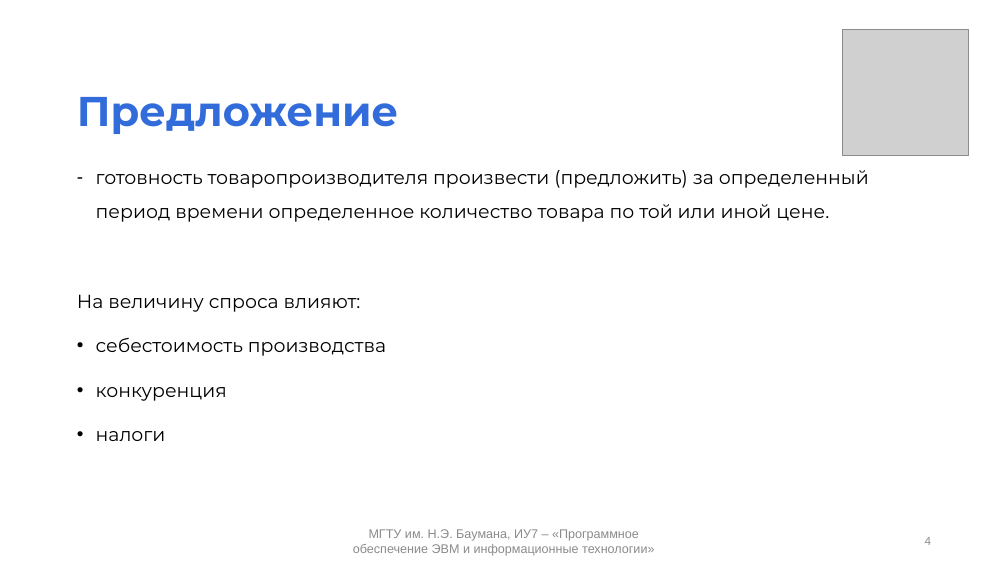
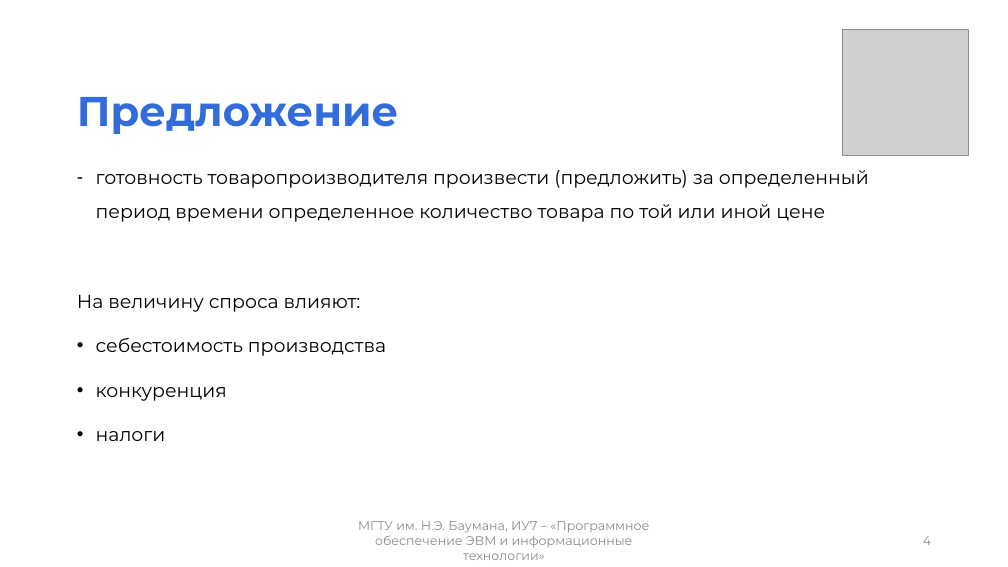
Before and after one commit to mshsvnv/Economics, a slide deck: slide 4 of module_01/pres.pptx. Drawn at 1008x567 pixels with LibreOffice and Linux fonts; fonts in the diff are those of the drawing; grey boxes stand for pictures. Boxes give left, top, right and bottom in pixels: in the first picture for what was removed or moved away, otherwise in the second. Text is boxed around its words. In the diff, an @@ line names an element or a change of style, - is before the commit and + after.

```diff
--- a/module_01/pres.pptx
+++ b/module_01/pres.pptx
@@ text at (96,170,869,222): text changed @@
-– готовность товаропроизводителя произвести (предложить) за определенный период времени определенное количество товара по той или иной цене.
+– готовность товаропроизводителя произвести (предложить) за определенный период времени определенное количество товара по той или иной цене
@@ text "МГТУ им. Н.Э. Баумана, ИУ7 ..." at (358,521,649,560): font Arial to Montserrat @@
@@ page number at (923,536,931,545): font Calibri to Montserrat @@
```
Also in this commit, not shown: 11 other slides changed, 4 slides added, 5 other files.
